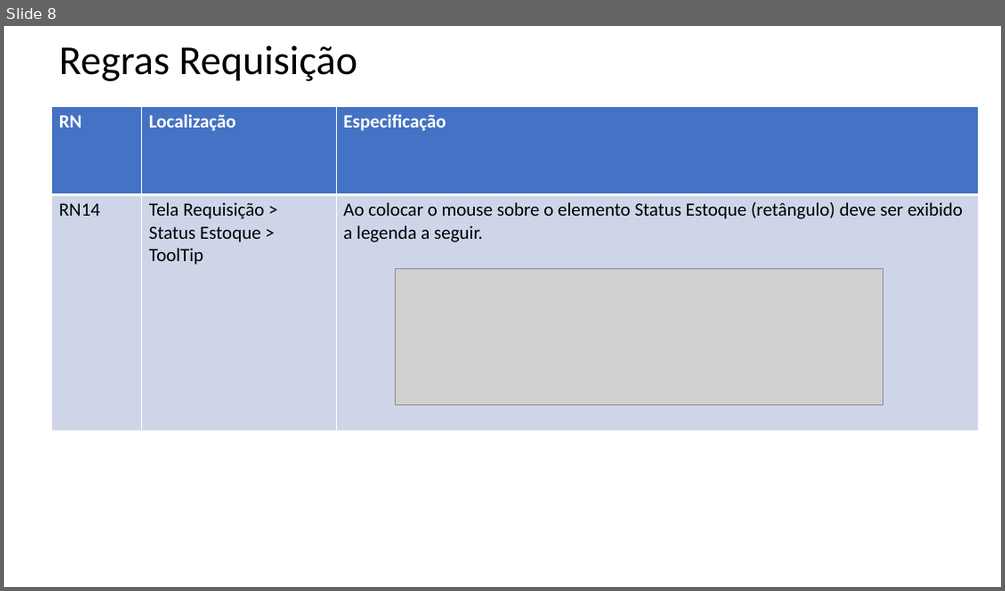
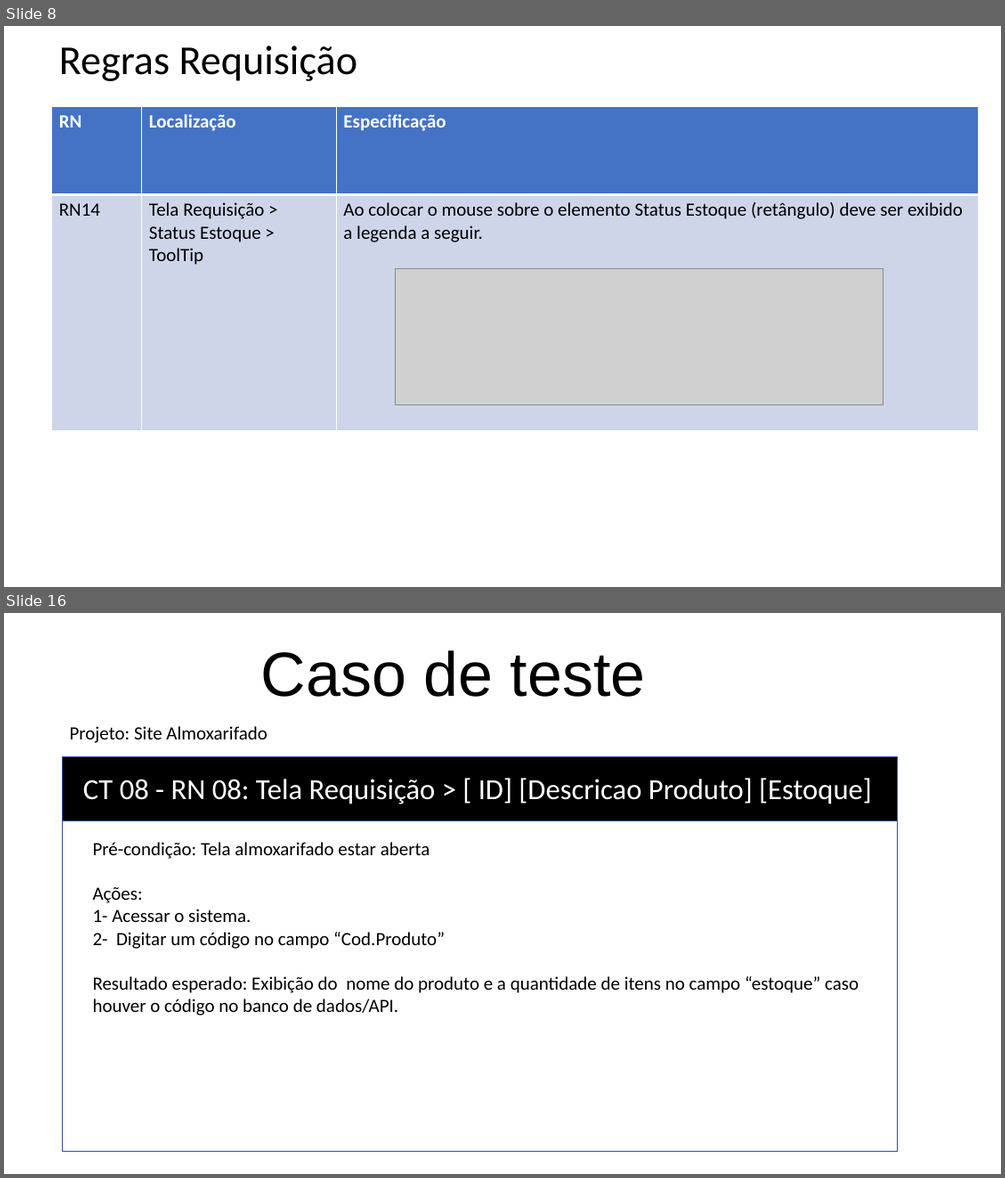
Before and after one commit to RaissaBarbs/Almoxarifado, a slide deck: RegrasNegocio/RN_Requisitos.pptx. Shown one above the other, each under a label of ours: slide 8 before the commit, slides 8 and 16 after it; the slides between them are not shown. The pictures are 1005x591 and 1005x1178 pixels, drawn with LibreOffice and Linux fonts; fonts in the diff are those of the drawing; grey boxes stand for pictures. Boxes give left, top, right and bottom in pixels: in the first picture for what was removed or moved away, otherwise in the second. Text is boxed around its words. In the diff, an @@ line names an element or a change of style, - is before the commit and + after.

```diff
--- a/RegrasNegocio/RN_Requisitos.pptx
+++ b/RegrasNegocio/RN_Requisitos.pptx
@@ slide 16 added at [4, 613, 1001, 1174], background #FFFFFF @@
@@ title added at [261, 650, 646, 697], 60 pt, text #000000 @@
+Caso de teste
@@ text added at [70, 726, 267, 743], 18 pt, text #000000 @@
+Projeto: Site Almoxarifado
@@ rectangle added at [63, 756, 898, 1151], fill #FFFFFF, outline #325491 1 pt @@
@@ rectangle added at [63, 756, 898, 821], fill #000000, outline #325491 1 pt @@
@@ text added at [83, 778, 872, 804], 28 pt, text #FFFFFF @@
+CT 08 - RN 08: Tela Requisição > [ ID] [Descricao Produto] [Estoque]
@@ text added at [93, 842, 858, 1015], 18 pt, text #000000 @@
+Pré-condição: Tela almoxarifado estar aberta
+Ações:
+1- Acessar o sistema.
+2- Digitar um código no campo “Cod.Produto”
+Resultado esperado: Exibição do nome do produto e a quantidade de itens no campo “estoque” caso houver o código no banco de dados/API.
```
Also in this commit, not shown: 7 slides changed, 6 other slides added, 1 other file.
